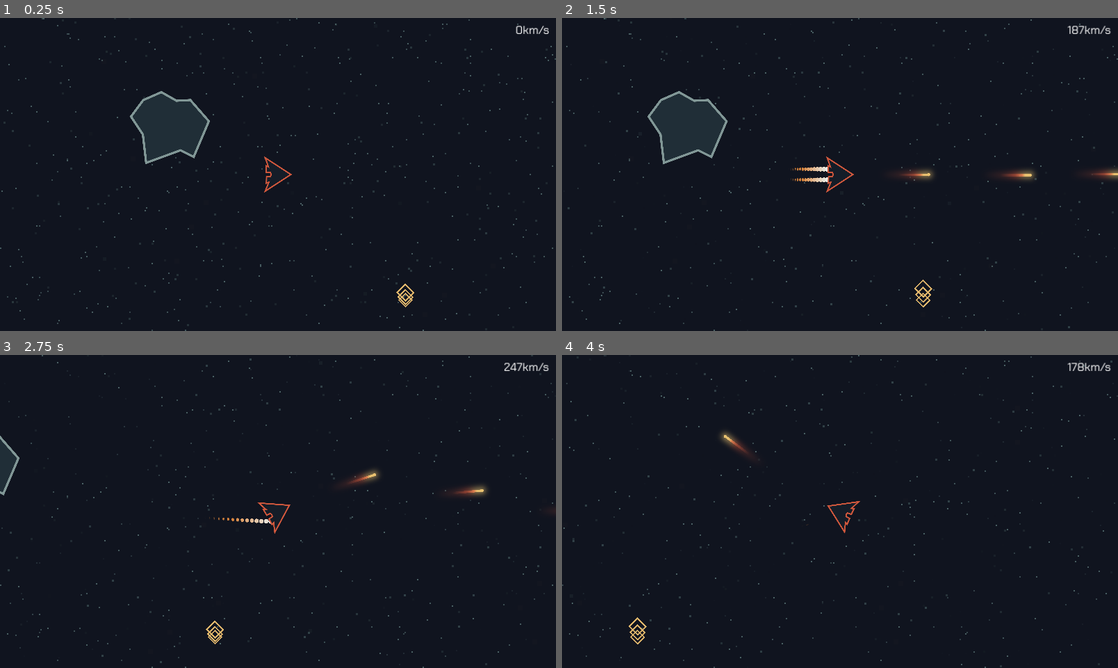
Above: before the commit, frames 1-4 (two rows, left to right).
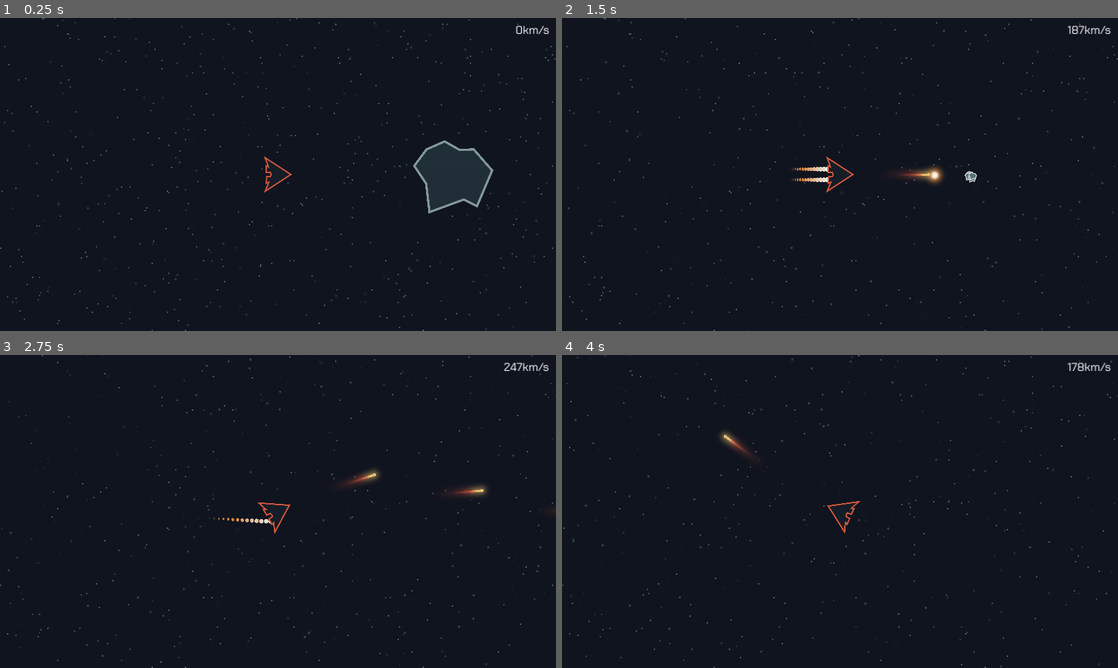
Above: after the commit, the same moments.

Repository: JoeZlonicky/asteroid-miner-prototype
Game: Godot game, scene res://game/game.tscn
Two runs of this game, one before a commit and one after it. Both use one fixed random seed, a clock stepped at 60 frames per second and the inputs below.
Inputs:
- Up to frame 1 (0.25 s): no input
- Up to frame 2 (1.5 s): hold Space (shoot) 0.53-1.28 s; hold W (move_forward) from 0.53 s (still down); tap Space (shoot) at 1.35 s
- Up to frame 3 (2.75 s): release W (move_forward) at 2.03 s; hold A (turn_left) from 2.03 s (still down); hold Space (shoot) from 2.03 s (still down)
- Up to frame 4 (4 s): release Space (shoot) at 2.78 s; tap Space (shoot) at 2.85 s; release A (turn_left) at 3.53 s; hold S (slow_down) from 3.53 s (still down); hold Space (shoot) from 3.53 s (still down)

The runs differ from the first frame. In frame 1, 4.4% of the frame differs, in the area x 23-89%, y 23-93%; in frame 2, 2.8%; in frame 3, 0.5%; in frame 4, less than 0.1%.

Commit message:
Ore pickups with vacuum inventory

Diff:
--- /dev/null
+++ b/assets/images/ore.svg
@@ -0,0 +1,48 @@
+<?xml version="1.0" encoding="UTF-8" standalone="no"?>
+<!-- Created with Inkscape (http://www.inkscape.org/) -->
+
+<svg
+   width="19.345055mm"
+   height="17.866125mm"
+   viewBox="0 0 19.345055 17.866125"
+   version="1.1"
+   id="svg1"
+   inkscape:version="1.3 (0e150ed6c4, 2023-07-21)"
+   sodipodi:docname="ore.svg"
+   xmlns:inkscape="http://www.inkscape.org/namespaces/inkscape"
+   xmlns:sodipodi="http://sodipodi.sourceforge.net/DTD/sodipodi-0.dtd"
+   xmlns="http://www.w3.org/2000/svg"
+   xmlns:svg="http://www.w3.org/2000/svg">
+  <sodipodi:namedview
+     id="namedview1"
+     pagecolor="#ffffff"
+     bordercolor="#000000"
+     borderopacity="0.25"
+     inkscape:showpageshadow="2"
+     inkscape:pageopacity="0.0"
+     inkscape:pagecheckerboard="0"
+     inkscape:deskcolor="#d1d1d1"
+     inkscape:document-units="mm"
+     inkscape:zoom="1.4627806"
+     inkscape:cx="36.915995"
+     inkscape:cy="182.8709"
+     inkscape:window-width="1920"
+     inkscape:window-height="1017"
+     inkscape:window-x="1912"
+     inkscape:window-y="-8"
+     inkscape:window-maximized="1"
+     inkscape:current-layer="layer1" />
+  <defs
+     id="defs1" />
+  <g
+     inkscape:label="Layer 1"
+     inkscape:groupmode="layer"
+     id="layer1"
+     transform="translate(-96.782222,-137.33959)">
+    <path
+       style="fill:#577277;fill-opacity:1;stroke:#c7cfcc;stroke-width:2;stroke-dasharray:none;stroke-opacity:1"
+       d="m 98.005271,143.77301 2.672789,-3.58992 3.93714,-1.72676 3.30496,1.86802 3.01757,-0.1437 4.02344,4.59821 -3.30497,7.75948 -2.87388,-1.43694 -7.47209,2.73019 -0.71847,-6.17884 z"
+       id="path1"
+       sodipodi:nodetypes="ccccccccccc" />
+  </g>
+</svg>
--- a/asteroid/asteroid.gd
+++ b/asteroid/asteroid.gd
@@ -1,7 +1,10 @@
 class_name Asteroid
 extends AnimatableBody2D
 
-const MAX_HEALTH: int = 20
+const ORE_SCENE: PackedScene = preload("res://pickup/ore/ore.tscn")
+
+const N_ORE_DROPPED = 5
+const MAX_HEALTH: int = 3
 
 var current_health: int = MAX_HEALTH
 
@@ -11,6 +14,11 @@
 func take_damage(amount: int = 1):
 	current_health = max(current_health - amount, 0)
 	if current_health == 0:
+		for i in N_ORE_DROPPED:
+			var ore = ORE_SCENE.instantiate()
+			get_parent().call_deferred("add_child", ore)
+			ore.global_position = global_position
+
 		queue_free()
 	else:
 		animation_player.play("flash")
--- a/game/game.gd
+++ b/game/game.gd
@@ -3,14 +3,11 @@
 
 @onready var player: CharacterBody2D = $Player
 @onready var speed_label: Label = $HUD/SpeedLabel
-@onready var transmission_container: Node2D = $Transmissions
 @onready var transmission_found_animator: AnimationPlayer = $HUD/TransmissionFoundText/AnimationPlayer
 
 
 func _ready() -> void:
 	DisplayServer.window_set_min_size(Vector2(800, 600))
-	for child in transmission_container.get_children():
-		child.picked_up.connect(_on_transmission_picked_up)
 
 
 func _physics_process(_delta: float) -> void:
--- a/game/game.tscn
+++ b/game/game.tscn
@@ -1,9 +1,8 @@
-[gd_scene load_steps=10 format=3 uid="uid://fwlb35x2ys72"]
+[gd_scene load_steps=9 format=3 uid="uid://fwlb35x2ys72"]
 
 [ext_resource type="Script" path="res://game/game.gd" id="1_rx8ei"]
 [ext_resource type="PackedScene" uid="uid://cac3tpqtq4fos" path="res://game/background/background.tscn" id="2_erpy7"]
 [ext_resource type="FontFile" uid="uid://d4ghy2wdms8ms" path="res://assets/fonts/ChakraPetch-Regular.ttf" id="4_26d38"]
-[ext_resource type="PackedScene" uid="uid://b3y64k6mykthg" path="res://lost_transmission/lost_transmission.tscn" id="4_knh08"]
 [ext_resource type="PackedScene" uid="uid://bvsf1cud8uuvo" path="res://player/player.tscn" id="5_aldug"]
 [ext_resource type="PackedScene" uid="uid://ctr02p2rxntst" path="res://asteroid/asteroid.tscn" id="6_8y7lx"]
 
@@ -49,44 +48,6 @@
 
 [node name="Background" parent="." node_paths=PackedStringArray("camera") instance=ExtResource("2_erpy7")]
 camera = NodePath("../Camera2D")
-
-[node name="Transmissions" type="Node2D" parent="."]
-
-[node name="LostTransmission" parent="Transmissions" instance=ExtResource("4_knh08")]
-position = Vector2(874, 657)
-
-[node name="LostTransmission2" parent="Transmissions" instance=ExtResource("4_knh08")]
-position = Vector2(1021, -695)
-
-[node name="LostTransmission3" parent="Transmissions" instance=ExtResource("4_knh08")]
-position = Vector2(-621, -1046)
-
-[node name="LostTransmission4" parent="Transmissions" instance=ExtResource("4_knh08")]
-position = Vector2(-1323, -113)
-
-[node name="LostTransmission5" parent="Transmissions" instance=ExtResource("4_knh08")]
-position = Vector2(-632, 929)
-
-[node name="LostTransmission6" parent="Transmissions" instance=ExtResource("4_knh08")]
-position = Vector2(335, 1745)
-
-[node name="LostTransmission7" parent="Transmissions" instance=ExtResource("4_knh08")]
-position = Vector2(2042, -158)
-
-[node name="LostTransmission8" parent="Transmissions" instance=ExtResource("4_knh08")]
-position = Vector2(570, -1789)
-
-[node name="LostTransmission9" parent="Transmissions" instance=ExtResource("4_knh08")]
-position = Vector2(-1915, -1374)
-
-[node name="LostTransmission10" parent="Transmissions" instance=ExtResource("4_knh08")]
-position = Vector2(-1892, 922)
-
-[node name="LostTransmission11" parent="Transmissions" instance=ExtResource("4_knh08")]
-position = Vector2(-842, 2296)
-
-[node name="LostTransmission12" parent="Transmissions" instance=ExtResource("4_knh08")]
-position = Vector2(2133, 1495)
 
 [node name="Player" parent="." instance=ExtResource("5_aldug")]
 position = Vector2(610, 403)
@@ -139,3 +100,4 @@
 }
 
 [node name="Asteroid" parent="." instance=ExtResource("6_8y7lx")]
+position = Vector2(973, 408)
--- a/lost_transmission/lost_transmission.gd
+++ /dev/null
@@ -1,21 +0,0 @@
-extends Area2D
-
-
-signal picked_up
-
-@onready var collision_shape: CollisionShape2D = $CollisionShape2D
-@onready var picked_up_animation_player: AnimationPlayer = $PickedUpAnimationPlayer
-
-
-func _on_body_entered(body: Node2D) -> void:
-	var player: Player = body as Player
-	if player == null:
-		return
-
-	collision_shape.set_deferred("disabled", true)
-	picked_up.emit()
-	picked_up_animation_player.play("fade")
-
-
-func _on_picked_up_animation_player_animation_finished(_anim_name: StringName) -> void:
-	queue_free()
--- a/lost_transmission/lost_transmission.tscn
+++ /dev/null
@@ -1,219 +0,0 @@
-[gd_scene load_steps=10 format=3 uid="uid://b3y64k6mykthg"]
-
-[ext_resource type="Script" path="res://lost_transmission/lost_transmission.gd" id="1_m8bqj"]
-[ext_resource type="Texture2D" uid="uid://clrym8axr6q23" path="res://assets/images/box.svg" id="1_p2m3r"]
-
-[sub_resource type="CircleShape2D" id="CircleShape2D_d2x0q"]
-radius = 15.0333
-
-[sub_resource type="Animation" id="Animation_1j6rl"]
-length = 0.001
-tracks/0/type = "value"
-tracks/0/imported = false
-tracks/0/enabled = true
-tracks/0/path = NodePath("Sprite2D:position")
-tracks/0/interp = 1
-tracks/0/loop_wrap = true
-tracks/0/keys = {
-"times": PackedFloat32Array(0),
-"transitions": PackedFloat32Array(1),
-"update": 0,
-"values": [Vector2(0.0918808, 6.09191)]
-}
-tracks/1/type = "value"
-tracks/1/imported = false
-tracks/1/enabled = true
-tracks/1/path = NodePath("Sprite2D2:position")
-tracks/1/interp = 1
-tracks/1/loop_wrap = true
-tracks/1/keys = {
-"times": PackedFloat32Array(0),
-"transitions": PackedFloat32Array(1),
-"update": 0,
-"values": [Vector2(0.0918808, 0.0919132)]
-}
-tracks/2/type = "value"
-tracks/2/imported = false
-tracks/2/enabled = true
-tracks/2/path = NodePath("Sprite2D3:position")
-tracks/2/interp = 1
-tracks/2/loop_wrap = true
-tracks/2/keys = {
-"times": PackedFloat32Array(0),
-"transitions": PackedFloat32Array(1),
-"update": 0,
-"values": [Vector2(0.0918808, -8.90812)]
-}
-
-[sub_resource type="Animation" id="Animation_0pq68"]
-resource_name = "float"
-length = 3.0
-loop_mode = 1
-tracks/0/type = "value"
-tracks/0/imported = false
-tracks/0/enabled = true
-tracks/0/path = NodePath("Sprite2D:position")
-tracks/0/interp = 2
-tracks/0/loop_wrap = true
-tracks/0/keys = {
-"times": PackedFloat32Array(0),
-"transitions": PackedFloat32Array(1),
-"update": 0,
-"values": [Vector2(0.0918808, 6.09191)]
-}
-tracks/1/type = "value"
-tracks/1/imported = false
-tracks/1/enabled = true
-tracks/1/path = NodePath("Sprite2D2:position")
-tracks/1/interp = 2
-tracks/1/loop_wrap = true
-tracks/1/keys = {
-"times": PackedFloat32Array(0, 1.5, 3),
-"transitions": PackedFloat32Array(1, 1, 1),
-"update": 0,
-"values": [Vector2(0.0918808, 0.0919132), Vector2(0.092, -5), Vector2(0.0918808, 0.0919132)]
-}
-tracks/2/type = "value"
-tracks/2/imported = false
-tracks/2/enabled = true
-tracks/2/path = NodePath("Sprite2D3:position")
-tracks/2/interp = 2
-tracks/2/loop_wrap = true
-tracks/2/keys = {
-"times": PackedFloat32Array(0, 1.5, 3),
-"transitions": PackedFloat32Array(1, 1, 1),
-"update": 0,
-"values": [Vector2(0.0918808, -8.90812), Vector2(0.092, -18), Vector2(0.0918808, -8.90812)]
-}
-
-[sub_resource type="AnimationLibrary" id="AnimationLibrary_cls1f"]
-_data = {
-"RESET": SubResource("Animation_1j6rl"),
-"float": SubResource("Animation_0pq68")
-}
-
-[sub_resource type="Animation" id="Animation_sr2i8"]
-length = 0.001
-tracks/0/type = "value"
-tracks/0/imported = false
-tracks/0/enabled = true
-tracks/0/path = NodePath("Sprite2D:self_modulate")
-tracks/0/interp = 1
-tracks/0/loop_wrap = true
-tracks/0/keys = {
-"times": PackedFloat32Array(0),
-"transitions": PackedFloat32Array(1),
-"update": 0,
-"values": [Color(1, 1, 1, 1)]
-}
-tracks/1/type = "value"
-tracks/1/imported = false
-tracks/1/enabled = true
-tracks/1/path = NodePath("Sprite2D2:self_modulate")
-tracks/1/interp = 1
-tracks/1/loop_wrap = true
-tracks/1/keys = {
-"times": PackedFloat32Array(0),
-"transitions": PackedFloat32Array(1),
-"update": 0,
-"values": [Color(1, 1, 1, 1)]
-}
-tracks/2/type = "value"
-tracks/2/imported = false
-tracks/2/enabled = true
-tracks/2/path = NodePath("Sprite2D3:self_modulate")
-tracks/2/interp = 1
-tracks/2/loop_wrap = true
-tracks/2/keys = {
-"times": PackedFloat32Array(0),
-"transitions": PackedFloat32Array(1),
-"update": 0,
-"values": [Color(1, 1, 1, 1)]
-}
-
-[sub_resource type="Animation" id="Animation_36qo1"]
-resource_name = "fade"
-tracks/0/type = "value"
-tracks/0/imported = false
-tracks/0/enabled = true
-tracks/0/path = NodePath("Sprite2D:self_modulate")
-tracks/0/interp = 1
-tracks/0/loop_wrap = true
-tracks/0/keys = {
-"times": PackedFloat32Array(0, 1),
-"transitions": PackedFloat32Array(1, 1),
-"update": 0,
-"values": [Color(1, 1, 1, 1), Color(1, 1, 1, 0)]
-}
-tracks/1/type = "value"
-tracks/1/imported = false
-tracks/1/enabled = true
-tracks/1/path = NodePath("Sprite2D2:self_modulate")
-tracks/1/interp = 1
-tracks/1/loop_wrap = true
-tracks/1/keys = {
-"times": PackedFloat32Array(0, 1),
-"transitions": PackedFloat32Array(1, 1),
-"update": 0,
-"values": [Color(1, 1, 1, 1), Color(1, 1, 1, 0)]
-}
-tracks/2/type = "value"
-tracks/2/imported = false
-tracks/2/enabled = true
-tracks/2/path = NodePath("Sprite2D3:self_modulate")
-tracks/2/interp = 1
-tracks/2/loop_wrap = true
-tracks/2/keys = {
-"times": PackedFloat32Array(0, 1),
-"transitions": PackedFloat32Array(1, 1),
-"update": 0,
-"values": [Color(1, 1, 1, 1), Color(1, 1, 1, 0)]
-}
-
-[sub_resource type="AnimationLibrary" id="AnimationLibrary_tsv4i"]
-_data = {
-"RESET": SubResource("Animation_sr2i8"),
-"fade": SubResource("Animation_36qo1")
-}
-
-[node name="LostTransmission" type="Area2D"]
-script = ExtResource("1_m8bqj")
-
-[node name="Sprite2D" type="Sprite2D" parent="."]
-modulate = Color(0.886275, 0.717647, 0.423529, 1)
-position = Vector2(0.0918808, 6.09191)
-rotation = 0.785398
-scale = Vector2(0.2, 0.2)
-texture = ExtResource("1_p2m3r")
-
-[node name="Sprite2D2" type="Sprite2D" parent="."]
-modulate = Color(0.886275, 0.717647, 0.423529, 1)
-position = Vector2(0.0918808, 0.0919132)
-rotation = 0.785398
-scale = Vector2(0.22, 0.22)
-texture = ExtResource("1_p2m3r")
-
-[node name="Sprite2D3" type="Sprite2D" parent="."]
-modulate = Color(0.886275, 0.717647, 0.423529, 1)
-position = Vector2(0.0918808, -8.90812)
-rotation = 0.785398
-scale = Vector2(0.25, 0.25)
-texture = ExtResource("1_p2m3r")
-
-[node name="CollisionShape2D" type="CollisionShape2D" parent="."]
-position = Vector2(0, 4)
-shape = SubResource("CircleShape2D_d2x0q")
-
-[node name="AnimationPlayer" type="AnimationPlayer" parent="."]
-libraries = {
-"": SubResource("AnimationLibrary_cls1f")
-}
-autoplay = "float"
-
-[node name="PickedUpAnimationPlayer" type="AnimationPlayer" parent="."]
-libraries = {
-"": SubResource("AnimationLibrary_tsv4i")
-}
-
-[connection signal="body_entered" from="." to="." method="_on_body_entered"]
-[connection signal="animation_finished" from="PickedUpAnimationPlayer" to="." method="_on_picked_up_animation_player_animation_finished"]
--- /dev/null
+++ b/pickup/lost_transmission/lost_transmission.tscn
@@ -0,0 +1,119 @@
+[gd_scene load_steps=6 format=3 uid="uid://5wvss0ur25mc"]
+
+[ext_resource type="PackedScene" uid="uid://khb2p6ufatqq" path="res://pickup/pick_up.tscn" id="1_ljedc"]
+[ext_resource type="Texture2D" uid="uid://clrym8axr6q23" path="res://assets/images/box.svg" id="2_by838"]
+
+[sub_resource type="Animation" id="Animation_1j6rl"]
+length = 0.001
+tracks/0/type = "value"
+tracks/0/imported = false
+tracks/0/enabled = true
+tracks/0/path = NodePath("Sprite2D:position")
+tracks/0/interp = 1
+tracks/0/loop_wrap = true
+tracks/0/keys = {
+"times": PackedFloat32Array(0),
+"transitions": PackedFloat32Array(1),
+"update": 0,
+"values": [Vector2(0.0918808, 6.09191)]
+}
+tracks/1/type = "value"
+tracks/1/imported = false
+tracks/1/enabled = true
+tracks/1/path = NodePath("Sprite2D2:position")
+tracks/1/interp = 1
+tracks/1/loop_wrap = true
+tracks/1/keys = {
+"times": PackedFloat32Array(0),
+"transitions": PackedFloat32Array(1),
+"update": 0,
+"values": [Vector2(0.0918808, 0.0919132)]
+}
+tracks/2/type = "value"
+tracks/2/imported = false
+tracks/2/enabled = true
+tracks/2/path = NodePath("Sprite2D3:position")
+tracks/2/interp = 1
+tracks/2/loop_wrap = true
+tracks/2/keys = {
+"times": PackedFloat32Array(0),
+"transitions": PackedFloat32Array(1),
+"update": 0,
+"values": [Vector2(0.0918808, -8.90812)]
+}
+
+[sub_resource type="Animation" id="Animation_0pq68"]
+resource_name = "float"
+length = 3.0
+loop_mode = 1
+tracks/0/type = "value"
+tracks/0/imported = false
+tracks/0/enabled = true
+tracks/0/path = NodePath("Sprite2D:position")
+tracks/0/interp = 2
+tracks/0/loop_wrap = true
+tracks/0/keys = {
+"times": PackedFloat32Array(0),
+"transitions": PackedFloat32Array(1),
+"update": 0,
+"values": [Vector2(0.0918808, 6.09191)]
+}
+tracks/1/type = "value"
+tracks/1/imported = false
+tracks/1/enabled = true
+tracks/1/path = NodePath("Sprite2D2:position")
+tracks/1/interp = 2
+tracks/1/loop_wrap = true
+tracks/1/keys = {
+"times": PackedFloat32Array(0, 1.5, 3),
+"transitions": PackedFloat32Array(1, 1, 1),
+"update": 0,
+"values": [Vector2(0.0918808, 0.0919132), Vector2(0.092, -5), Vector2(0.0918808, 0.0919132)]
+}
+tracks/2/type = "value"
+tracks/2/imported = false
+tracks/2/enabled = true
+tracks/2/path = NodePath("Sprite2D3:position")
+tracks/2/interp = 2
+tracks/2/loop_wrap = true
+tracks/2/keys = {
+"times": PackedFloat32Array(0, 1.5, 3),
+"transitions": PackedFloat32Array(1, 1, 1),
+"update": 0,
+"values": [Vector2(0.0918808, -8.90812), Vector2(0.092, -18), Vector2(0.0918808, -8.90812)]
+}
+
+[sub_resource type="AnimationLibrary" id="AnimationLibrary_cls1f"]
+_data = {
+"RESET": SubResource("Animation_1j6rl"),
+"float": SubResource("Animation_0pq68")
+}
+
+[node name="LostTransmission" instance=ExtResource("1_ljedc")]
+
+[node name="Sprite2D" type="Sprite2D" parent="." index="0"]
+modulate = Color(0.886275, 0.717647, 0.423529, 1)
+position = Vector2(0.0918808, 6.09191)
+rotation = 0.785398
+scale = Vector2(0.2, 0.2)
+texture = ExtResource("2_by838")
+
+[node name="Sprite2D2" type="Sprite2D" parent="." index="1"]
+modulate = Color(0.886275, 0.717647, 0.423529, 1)
+position = Vector2(0.0918808, 0.0919132)
+rotation = 0.785398
+scale = Vector2(0.22, 0.22)
+texture = ExtResource("2_by838")
+
+[node name="Sprite2D3" type="Sprite2D" parent="." index="2"]
+modulate = Color(0.886275, 0.717647, 0.423529, 1)
+position = Vector2(0.0918808, -8.90812)
+rotation = 0.785398
+scale = Vector2(0.25, 0.25)
+texture = ExtResource("2_by838")
+
+[node name="AnimationPlayer" type="AnimationPlayer" parent="." index="3"]
+libraries = {
+"": SubResource("AnimationLibrary_cls1f")
+}
+autoplay = "float"
--- /dev/null
+++ b/pickup/ore/ore.gd
@@ -0,0 +1,5 @@
+extends PickUp
+
+
+func _on_picked_up(player: Player) -> void:
+	player.inventory.add_item("ore")
--- /dev/null
+++ b/pickup/ore/ore.tscn
@@ -0,0 +1,20 @@
+[gd_scene load_steps=5 format=3 uid="uid://cllfewrhima3a"]
+
+[ext_resource type="PackedScene" uid="uid://khb2p6ufatqq" path="res://pickup/pick_up.tscn" id="1_iwq08"]
+[ext_resource type="Script" path="res://pickup/ore/ore.gd" id="2_8mo4b"]
+[ext_resource type="Texture2D" uid="uid://b20drp06672nl" path="res://assets/images/ore.svg" id="2_87qy8"]
+
+[sub_resource type="CircleShape2D" id="CircleShape2D_errie"]
+radius = 8.06226
+
+[node name="Ore" instance=ExtResource("1_iwq08")]
+script = ExtResource("2_8mo4b")
+
+[node name="Sprite2D" type="Sprite2D" parent="." index="0"]
+scale = Vector2(0.25, 0.25)
+texture = ExtResource("2_87qy8")
+
+[node name="CollisionShape2D" type="CollisionShape2D" parent="." index="1"]
+shape = SubResource("CircleShape2D_errie")
+
+[connection signal="picked_up" from="." to="." method="_on_picked_up"]
--- /dev/null
+++ b/pickup/pick_up.gd
@@ -0,0 +1,30 @@
+class_name PickUp
+extends Area2D
+
+signal picked_up(player: Player)
+
+const PASSIVE_DRIFT_SPEED: float = 20.0
+
+var is_drifting: bool = true
+var drift_velocity: Vector2
+
+
+func _ready() -> void:
+	var random_angle = randf_range(0, 2 * PI)
+	drift_velocity = Vector2(cos(random_angle), sin(random_angle)) * PASSIVE_DRIFT_SPEED
+
+
+func _physics_process(delta: float) -> void:
+	if not is_drifting:
+		return
+
+	position += drift_velocity * delta
+
+
+func _on_body_entered(body: Node2D) -> void:
+	var player: Player = body as Player
+	if player == null:
+		return
+
+	picked_up.emit(player)
+	queue_free()
--- /dev/null
+++ b/pickup/pick_up.tscn
@@ -0,0 +1,8 @@
+[gd_scene load_steps=2 format=3 uid="uid://khb2p6ufatqq"]
+
+[ext_resource type="Script" path="res://pickup/pick_up.gd" id="1_8an00"]
+
+[node name="PickUp" type="Area2D"]
+script = ExtResource("1_8an00")
+
+[connection signal="body_entered" from="." to="." method="_on_body_entered"]
--- /dev/null
+++ b/player/equipment/inventory/inventory.gd
@@ -0,0 +1,8 @@
+extends Equipment
+
+
+var items: Dictionary = {}  # Item name : n items
+
+
+func add_item(item_name: String, n: int = 1):
+	items[item_name] = items.get(item_name, 0) + n
--- /dev/null
+++ b/player/equipment/inventory/inventory.tscn
@@ -0,0 +1,7 @@
+[gd_scene load_steps=3 format=3 uid="uid://dnaqqxwvavivp"]
+
+[ext_resource type="PackedScene" uid="uid://36fb4ausy3u8" path="res://player/equipment/equipment.tscn" id="1_bxytn"]
+[ext_resource type="Script" path="res://player/equipment/inventory/inventory.gd" id="2_idxbh"]
+
+[node name="Inventory" instance=ExtResource("1_bxytn")]
+script = ExtResource("2_idxbh")
--- /dev/null
+++ b/player/equipment/pickup_vacuum/pickup_vacuum.gd
@@ -0,0 +1,30 @@
+extends Equipment
+
+
+const VACUUM_ACCELERATION: float = 100.0
+const VACUUM_MAX_SPEED: float = 800.0
+
+var affected_items = {}  # Node : current vacuum speed
+
+
+func active_update(delta: float):
+	for item in affected_items:
+		if not is_instance_valid(item):
+			affected_items.erase(item)
+			continue
+
+		affected_items[item] = min(affected_items[item] + VACUUM_ACCELERATION * delta,
+			VACUUM_MAX_SPEED)
+
+		var direction = (global_position - item.global_position).normalized()
+		item.position += direction * affected_items[item] * delta
+
+
+func _on_vacuum_area_area_entered(area: Area2D) -> void:
+	var as_pickup = area as PickUp
+	if not as_pickup:
+		return
+
+	if not affected_items.has(as_pickup):
+		affected_items[as_pickup] = 0
+		as_pickup.is_drifting = false
--- /dev/null
+++ b/player/equipment/pickup_vacuum/pickup_vacuum.tscn
@@ -0,0 +1,17 @@
+[gd_scene load_steps=4 format=3 uid="uid://b3sleru8ecrea"]
+
+[ext_resource type="PackedScene" uid="uid://36fb4ausy3u8" path="res://player/equipment/equipment.tscn" id="1_esdlr"]
+[ext_resource type="Script" path="res://player/equipment/pickup_vacuum/pickup_vacuum.gd" id="2_3hasd"]
+
+[sub_resource type="CircleShape2D" id="CircleShape2D_3fp5d"]
+radius = 124.016
+
+[node name="PickupVacuum" instance=ExtResource("1_esdlr")]
+script = ExtResource("2_3hasd")
+
+[node name="VacuumArea" type="Area2D" parent="." index="0"]
+
+[node name="CollisionShape2D" type="CollisionShape2D" parent="VacuumArea" index="0"]
+shape = SubResource("CircleShape2D_3fp5d")
+
+[connection signal="area_entered" from="VacuumArea" to="." method="_on_vacuum_area_area_entered"]
--- a/player/player.gd
+++ b/player/player.gd
@@ -4,8 +4,11 @@
 
 @onready var blaster: Equipment = $Blaster
 @onready var thrusters: Equipment = $Thrusters
+@onready var pickup_vacuum: Equipment = $PickupVacuum
+@onready var inventory: Equipment = $Inventory
 
 
 func _physics_process(delta: float) -> void:
 	thrusters.active_update(delta)
 	blaster.active_update(delta)
+	pickup_vacuum.active_update(delta)
--- a/player/player.tscn
+++ b/player/player.tscn
@@ -1,9 +1,11 @@
-[gd_scene load_steps=5 format=3 uid="uid://bvsf1cud8uuvo"]
+[gd_scene load_steps=7 format=3 uid="uid://bvsf1cud8uuvo"]
 
 [ext_resource type="Script" path="res://player/player.gd" id="1_dvebg"]
 [ext_resource type="Texture2D" uid="uid://bsivagbf4f1jm" path="res://assets/images/player_ship.svg" id="2_p65gm"]
 [ext_resource type="PackedScene" uid="uid://clydoun60iql" path="res://player/equipment/blaster/blaster.tscn" id="3_45gt5"]
 [ext_resource type="PackedScene" uid="uid://c5xxfcf4yrqqj" path="res://player/equipment/thrusters/thrusters.tscn" id="4_b6qkp"]
+[ext_resource type="PackedScene" uid="uid://b3sleru8ecrea" path="res://player/equipment/pickup_vacuum/pickup_vacuum.tscn" id="5_dbl1g"]
+[ext_resource type="PackedScene" uid="uid://dnaqqxwvavivp" path="res://player/equipment/inventory/inventory.tscn" id="5_rij2f"]
 
 [node name="Player" type="CharacterBody2D"]
 script = ExtResource("1_dvebg")
@@ -14,6 +16,10 @@
 [node name="Thrusters" parent="." instance=ExtResource("4_b6qkp")]
 position = Vector2(-6, 0)
 
+[node name="Inventory" parent="." instance=ExtResource("5_rij2f")]
+
+[node name="PickupVacuum" parent="." instance=ExtResource("5_dbl1g")]
+
 [node name="Sprite2D" type="Sprite2D" parent="."]
 rotation = 1.5708
 scale = Vector2(0.25, 0.25)
Not shown, added: assets/images/ore.svg.import
